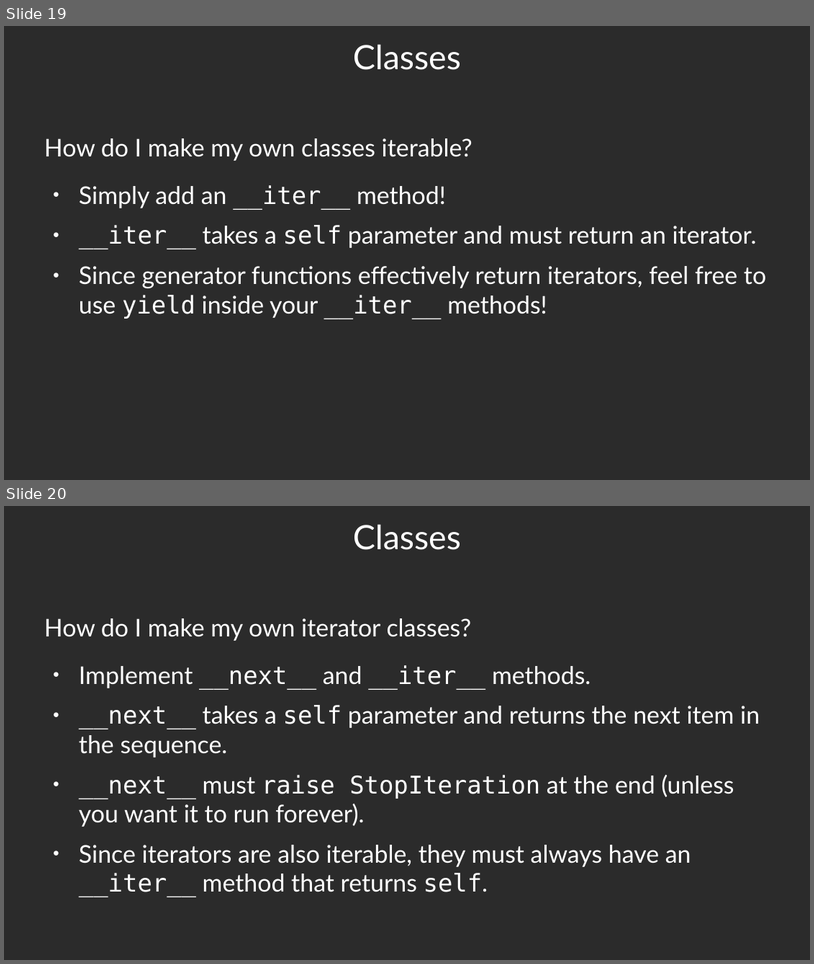
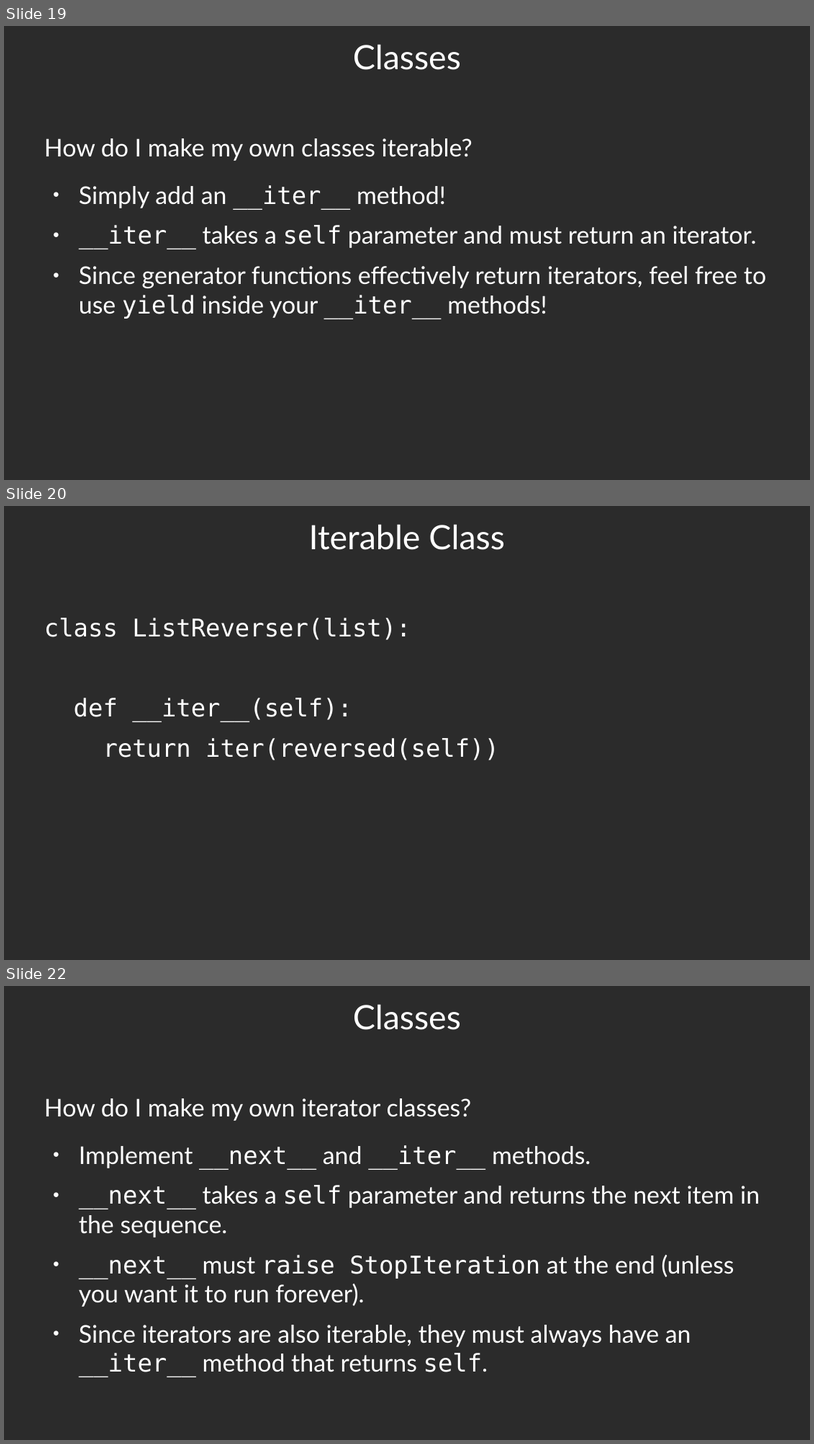
Before and after one commit to luther9/iterator-slides, a slide deck: iterators.odp. Shown one above the other, each under a label of ours: slides 19 and 20 before the commit, slides 19, 20 and 22 after it; the slides between them are not shown. The pictures are 814x964 and 814x1444 pixels, drawn with LibreOffice and Linux fonts; fonts in the diff are those of the drawing; background and template pictures are left out; a plain dark background stands for a picture behind light text. Boxes give left, top, right and bottom in pixels: in the first picture for what was removed or moved away, otherwise in the second. Text is boxed around its words. In the diff, an @@ line names an element or a change of style, - is before the commit and + after.

```diff
--- a/iterators.odp
+++ b/iterators.odp
@@ slide 20 added at [4,506,810,960], background picture (left out) @@
@@ title added at [309,524,504,550], 33 pt, text #FFFFFF @@
+Iterable Class
@@ text added at [44,618,499,760], 24 pt, text #FFFFFF @@
+class ListReverser(list):
+def __iter__(self):
+return iter(reversed(self))
@@ what was slide 20 is now slide 22 @@
```
Also in this commit, not shown: 2 slides changed, 4 other slides added, 2 other files.
